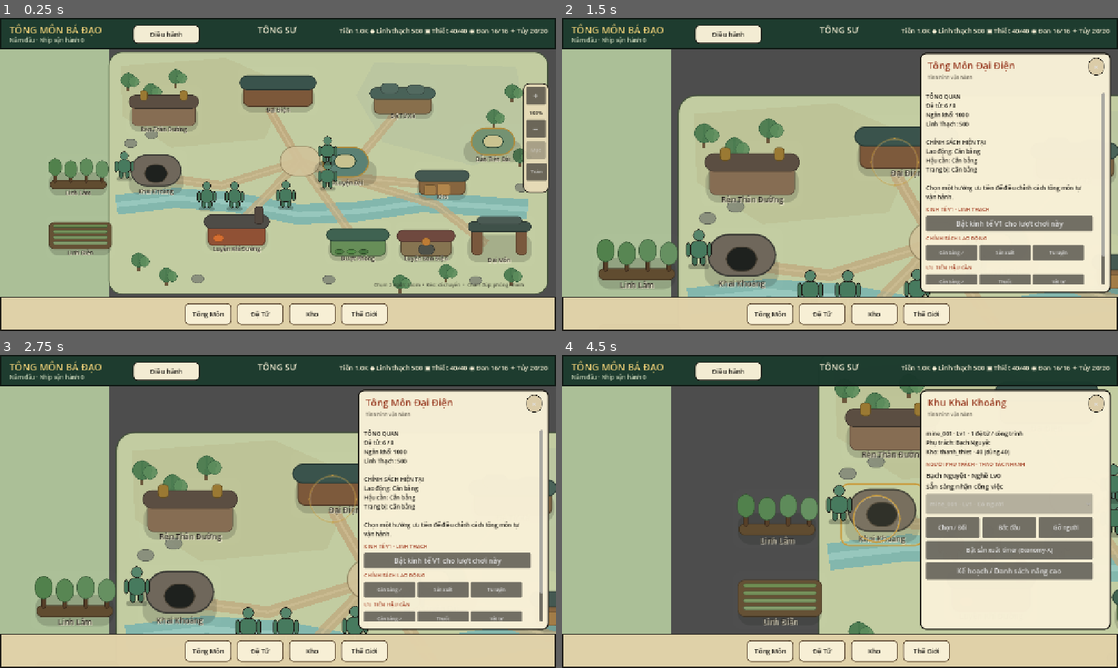
Above: before the commit, frames 1-4 (two rows, left to right).
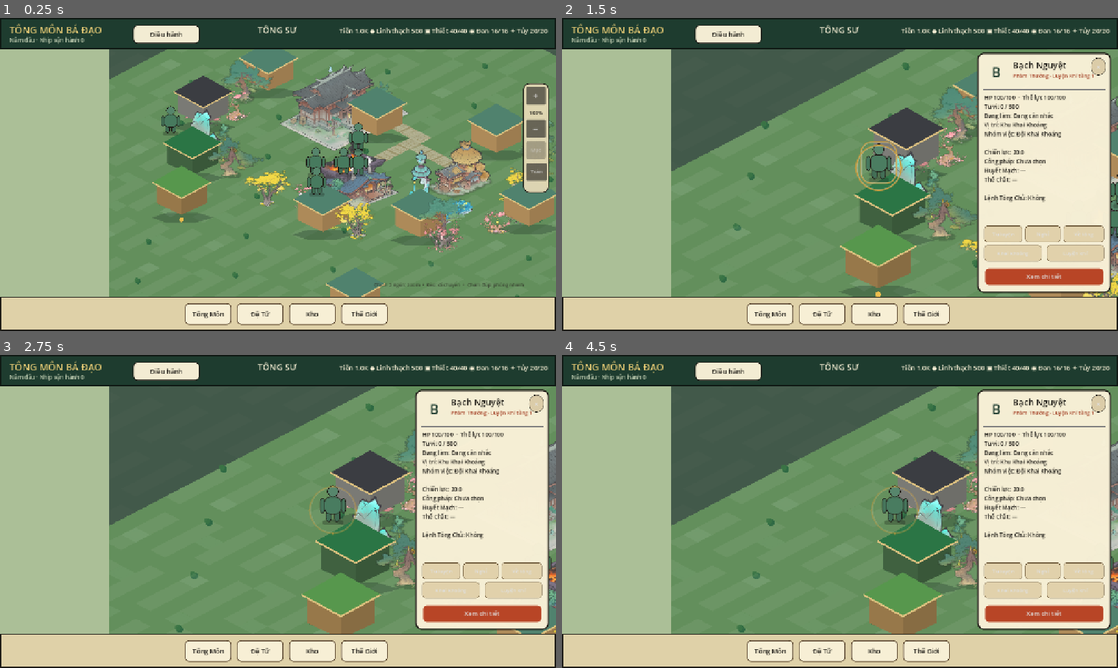
Above: after the commit, the same moments.

Repository: vuanhtuan161094-byte/TongMonBaDao
Game: Godot game, scene res://scenes/p3/p3_2_landscape_sect.tscn
The game is run twice, just before and just after one commit, with the same random seed, the same clock (stepped at 60 frames per second) and the same inputs.
Inputs (mouse positions are in pixels of both pictures, inside the frame that each line leads up to):
- Up to frame 1 (0.25 s): no input
- Up to frame 2 (1.5 s): click (840, 89) at 0.52 s; click (739, 115) at 1.27 s
- Up to frame 3 (2.75 s): click (511, 498) at 2.02 s
- Up to frame 4 (4.5 s): click (751, 511) at 2.77 s; click (990, 667) at 3.52 s; click (884, 589) at 4.27 s

The runs differ from the first frame. In frame 1, 62% of the frame differs, in the area x 8-100%, y 10-90%; in frame 2, 47%; in frame 3, 46%; in frame 4, 44%.
Error before the commit: Parse Error: Could not parse global class "SectIsoMapModelV1" from "res://src/presentation/p3/sect_iso_map_model_v1.gd". (res://src/presentation/p3/sect_isomet…

Commit message:
fix(map25): normalize isolated map model init indentation for Godot parser [skip ci]

Diff:
--- a/godot/src/presentation/p3/sect_iso_map_model_v1.gd
+++ b/godot/src/presentation/p3/sect_iso_map_model_v1.gd
@@ -27,10 +27,10 @@
 var spawn_cell: Vector2i = SPAWN
 
 func _init(p_grid_size: Vector2i = Vector2i(WIDTH, HEIGHT), p_spawn: Vector2i = SPAWN) -> void:
-    assert(p_grid_size.x > 0 and p_grid_size.y > 0)
-    grid_size = p_grid_size
-    spawn_cell = p_spawn
-    assert(inside(spawn_cell))
+	assert(p_grid_size.x > 0 and p_grid_size.y > 0)
+	grid_size = p_grid_size
+	spawn_cell = p_spawn
+	assert(inside(spawn_cell))
 
 
 func inside(cell: Vector2i) -> bool:
